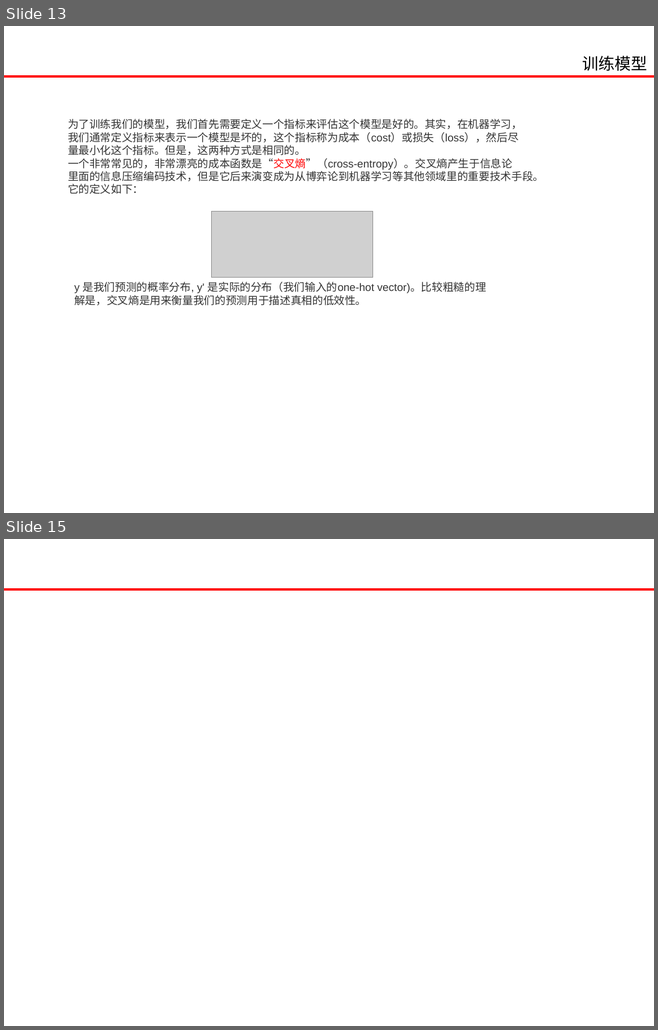
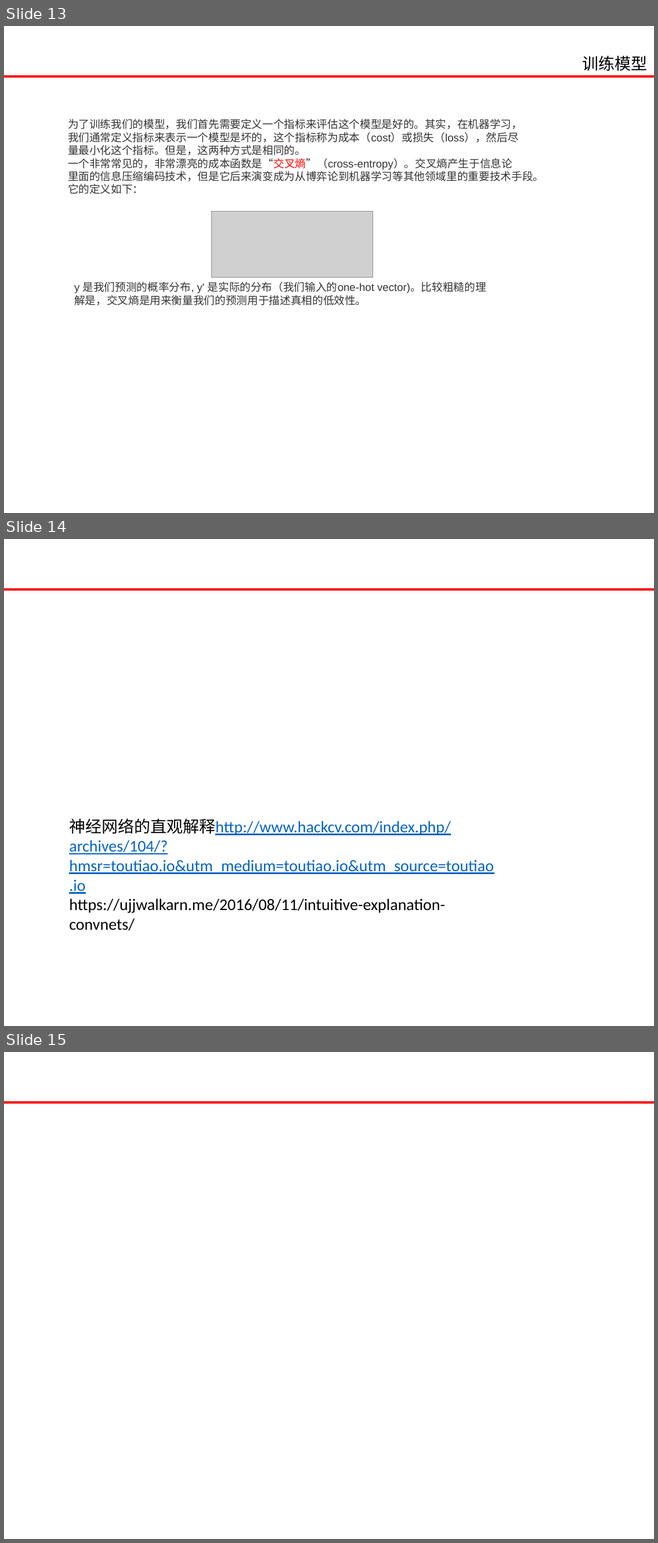
Before and after one commit to jaysoncho92/learn_tensorflow, a slide deck: TensorFlow入门.pptx. Shown one above the other, each under a label of ours: slides 13 and 15 before the commit, slides 13, 14 and 15 after it; the slides between them are not shown. The pictures are 658x1030 and 658x1543 pixels, drawn with LibreOffice and Linux fonts; fonts in the diff are those of the drawing; grey boxes stand for pictures. Boxes give left, top, right and bottom in pixels: in the first picture for what was removed or moved away, otherwise in the second. Text is boxed around its words. In the diff, an @@ line names an element or a change of style, - is before the commit and + after.

```diff
--- a/TensorFlow入门.pptx
+++ b/TensorFlow入门.pptx
@@ slide 14 added at box(4, 539, 654, 1026), background #FFFFFF @@
@@ line added from (4, 589) to (654, 589), #FF0000 2.25 pt @@
@@ text added at box(69, 819, 494, 913), 18 pt, text #0563C1, underline @@
+神经网络的直观解释http://www.hackcv.com/index.php/archives/104/?hmsr=toutiao.io&utm_medium=toutiao.io&utm_source=toutiao.io
+https://ujjwalkarn.me/2016/08/11/intuitive-explanation-convnets/
```
Also in this commit, not shown: 1 slide removed, 2 other files.
